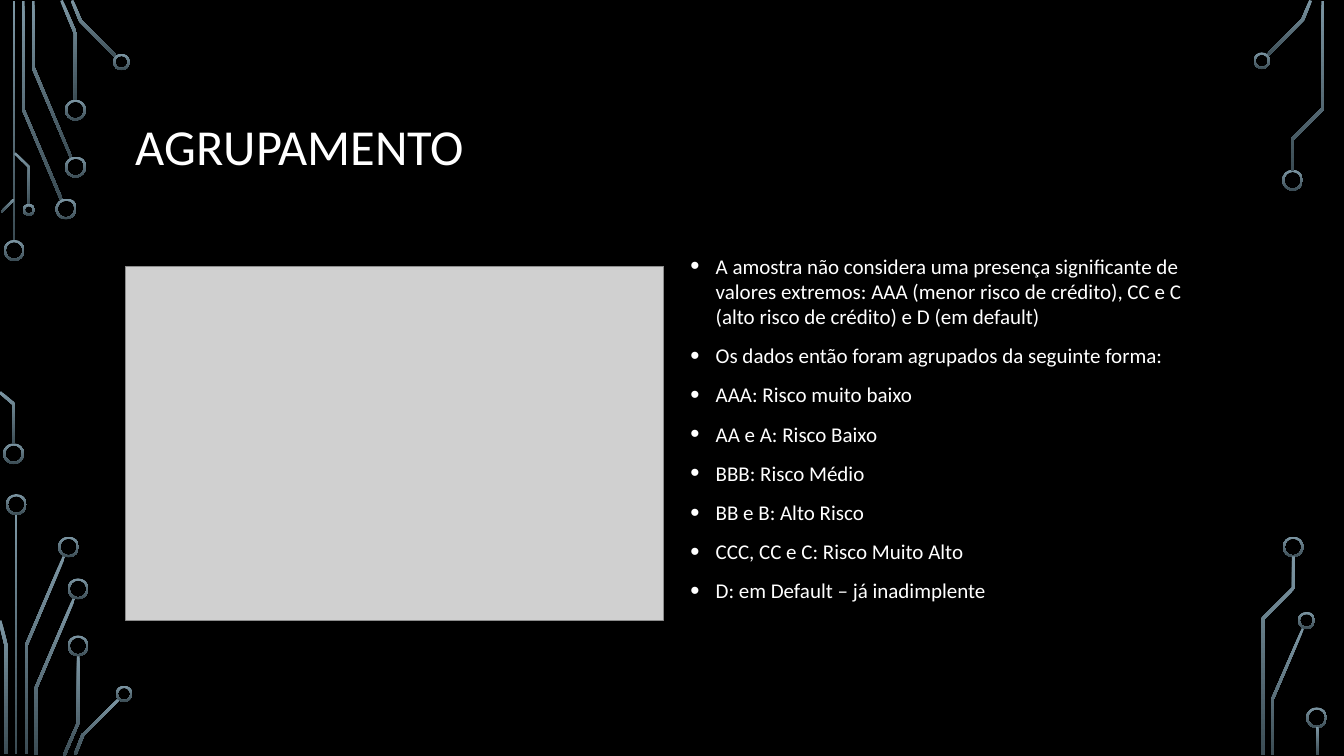
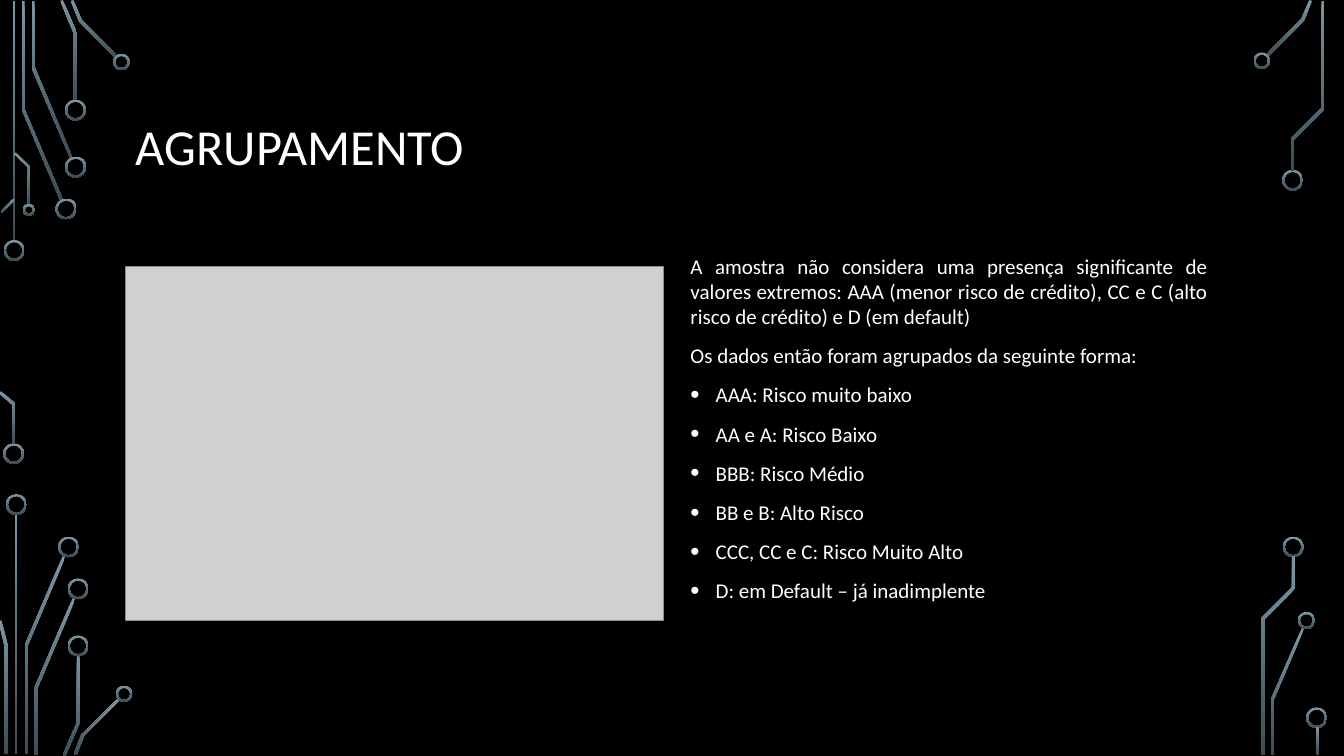
Before and after one commit to rvedra/DeepLearningProject, a slide deck: slide 3 of Modelo de Classificação de Crédito.pptx. Drawn at 1344x756 pixels with LibreOffice and Linux fonts; fonts in the diff are those of the drawing; grey boxes stand for pictures; background and template pictures are left out. Boxes give left, top, right and bottom in pixels: in the first picture for what was removed or moved away, otherwise in the second. Text is boxed around its words. In the diff, an @@ line names an element or a change of style, - is before the commit and + after.

```diff
--- a/Modelo de Classificação de Crédito.pptx
+++ b/Modelo de Classificação de Crédito.pptx
@@ text "A amostra não considera uma ..." at [690,259,1207,602]: alignment left to justified; bullet • to none @@
```
Also in this commit, not shown: 2 other slides changed, 1 slide added, 1 other file.
